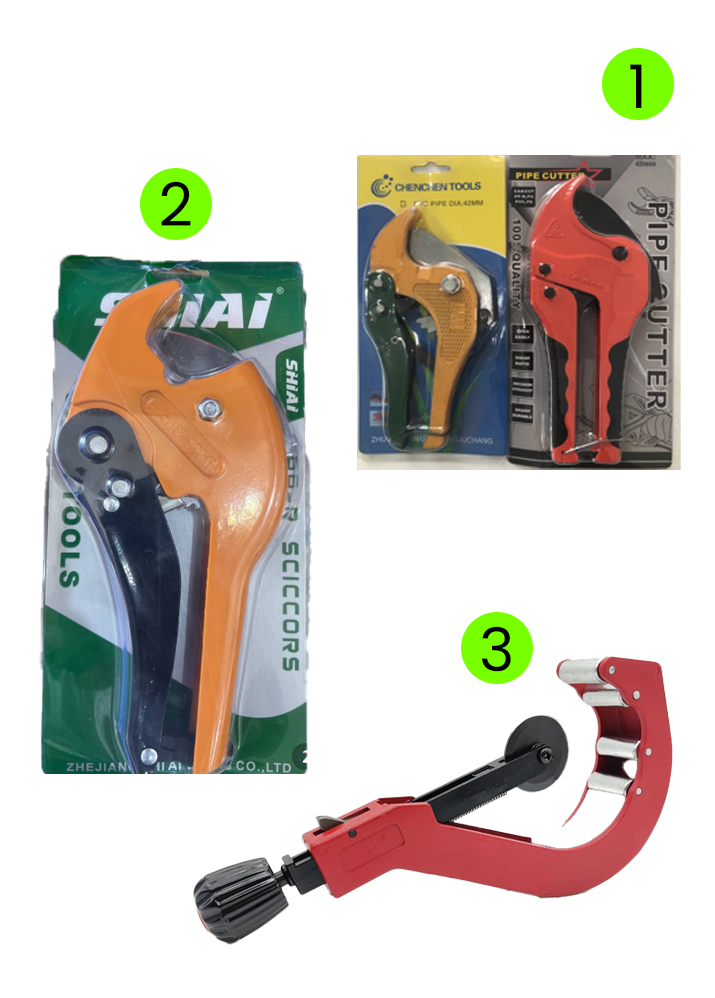
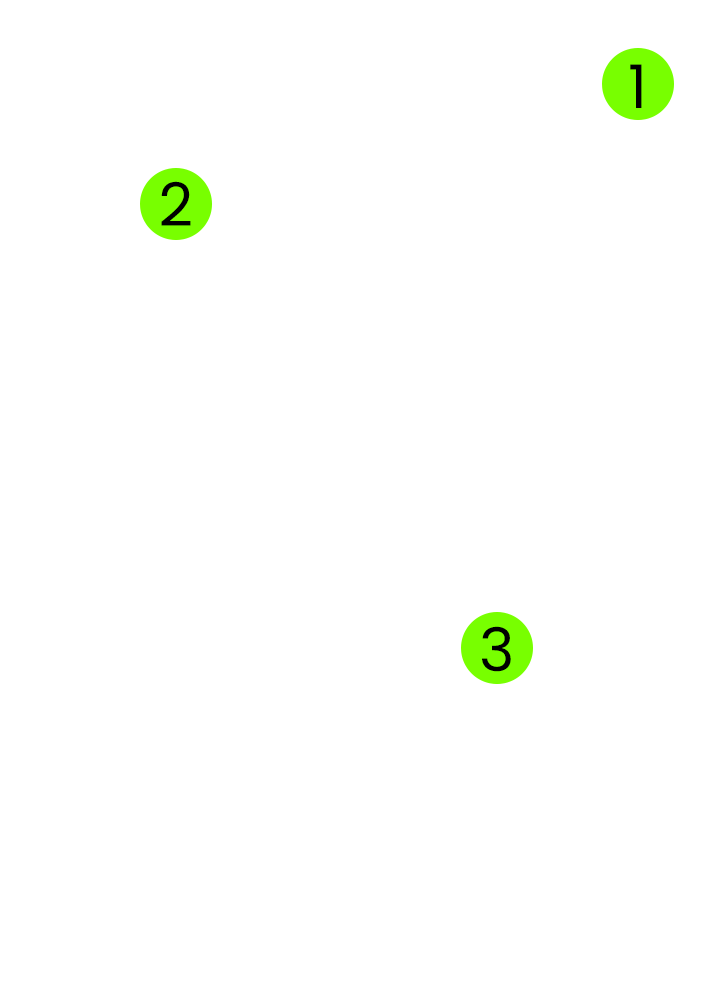
Comparing the layer stacks of the two 715px x 998px images. Changes:
removed layer "Layer 4" over [left=193, top=656, right=673, bottom=945]
removed layer "Layer 3" over [left=39, top=254, right=313, bottom=774]
removed layer "Layer 1" over [left=357, top=155, right=681, bottom=470]